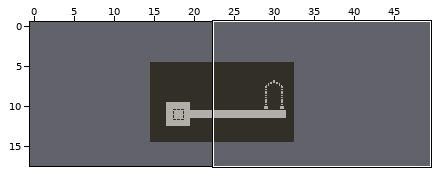
A Tiled map gets an edit: assets/.tiled/.tmx/level-prelude.tmx. The picture above shows the old version from afar; the outline marks the close-up.
Close-up. Before the edit:
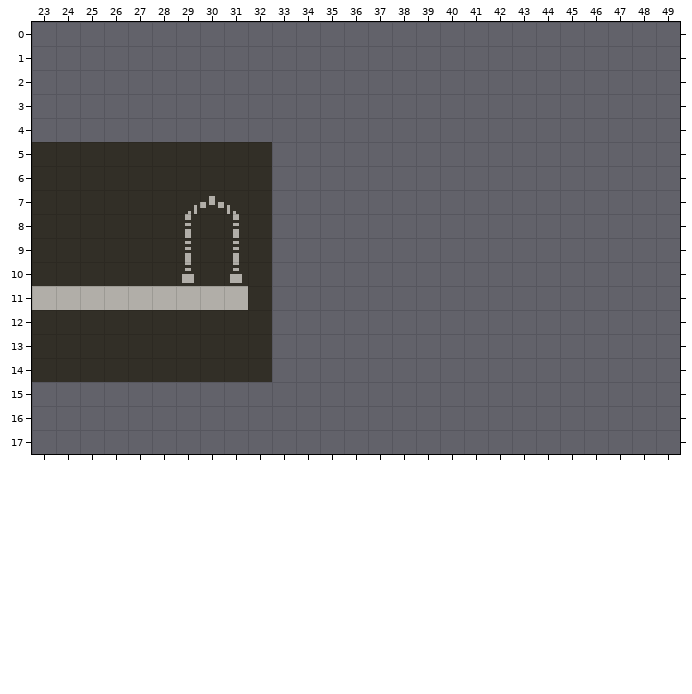
Cells are 8x8 px. Shown: x 23..49, y 0..17. The commit also changed other parts of the map, which this record leaves out. The old version is drawn lined up with the new one.
Once edited:
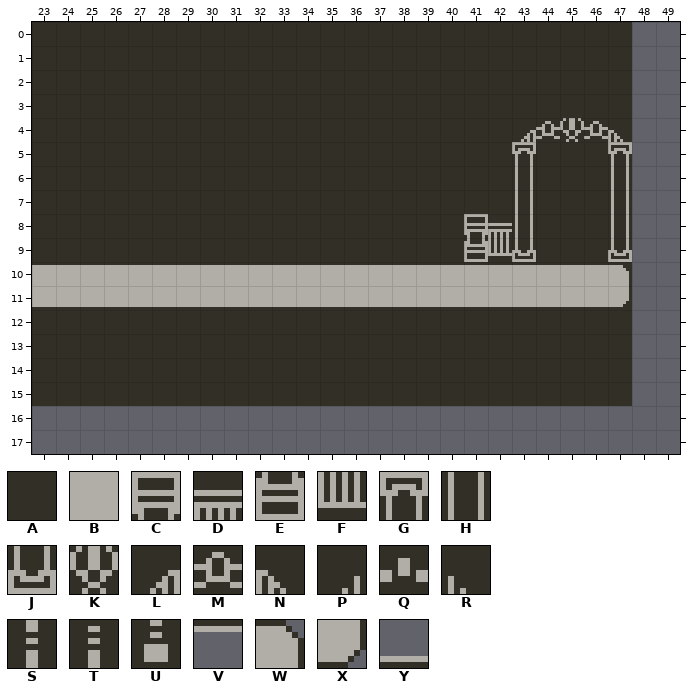
Key: from "1-bit": A 361, B 367, C 1183, D 1204, E 1223, F 1224, G 1309, H 1329, J 1349, K 1973, L 2083, M 2084, N 2085, P 2086, Q 2087, R 2088, S 2106, T 2126, U 2146, V 2561, W 2573, X 2593, Y 2601.
_ is an empty cell.
Tiles of an added or newly shown layer are drawn over the layers below it.
Diff:
map size 18x10 -> 48x16 cells (old content now starts at 15,5; both pictures use the new coordinates)
Layer "terrains":
y 0..3: x 23..47 _________________________ -> AAAAAAAAAAAAAAAAAAAAAAAAA
y 4: x 23..47 _________________________ -> AAAAAAAAAAAAAAAAAAAALMKMN
y 5: x 33..47 _______________ -> AAAAAAAAAAGAAAG
y 6: x 33..47 _______________ -> AAAAAAAAAAHAAAH
y 7: x 29..31 PQR -> AAA; x 33..47 _______________ -> AAAAAAAAAAHAAAH
y 8: x 29 S -> A; x 31 S -> A; x 33..47 _______________ -> AAAAAAAACDHAAAH
y 9: x 29 T -> A; x 31 T -> A; x 33..47 _______________ -> AAAAAAAAEFJAAAJ
y 10: x 23..47 AAAAAAUAUA_______________ -> BBBBBBBBBBBBBBBBBBBBBBBBA
y 11: x 32..47 A_______________ -> BBBBBBBBBBBBBBBA
y 12..14: x 33..47 _______________ -> AAAAAAAAAAAAAAA
y 15: x 23..47 _________________________ -> AAAAAAAAAAAAAAAAAAAAAAAAA
Layer "outliner" (added):
y 10: x 23..47 _________________________ -> VVVVVVVVVVVVVVVVVVVVVVVVW
y 11: x 23..47 _________________________ -> YYYYYYYYYYYYYYYYYYYYYYYYX
Where, in picture pixels (left, top, right, bottom), the same in both close-ups:
changed: (32, 22, 632, 406)
